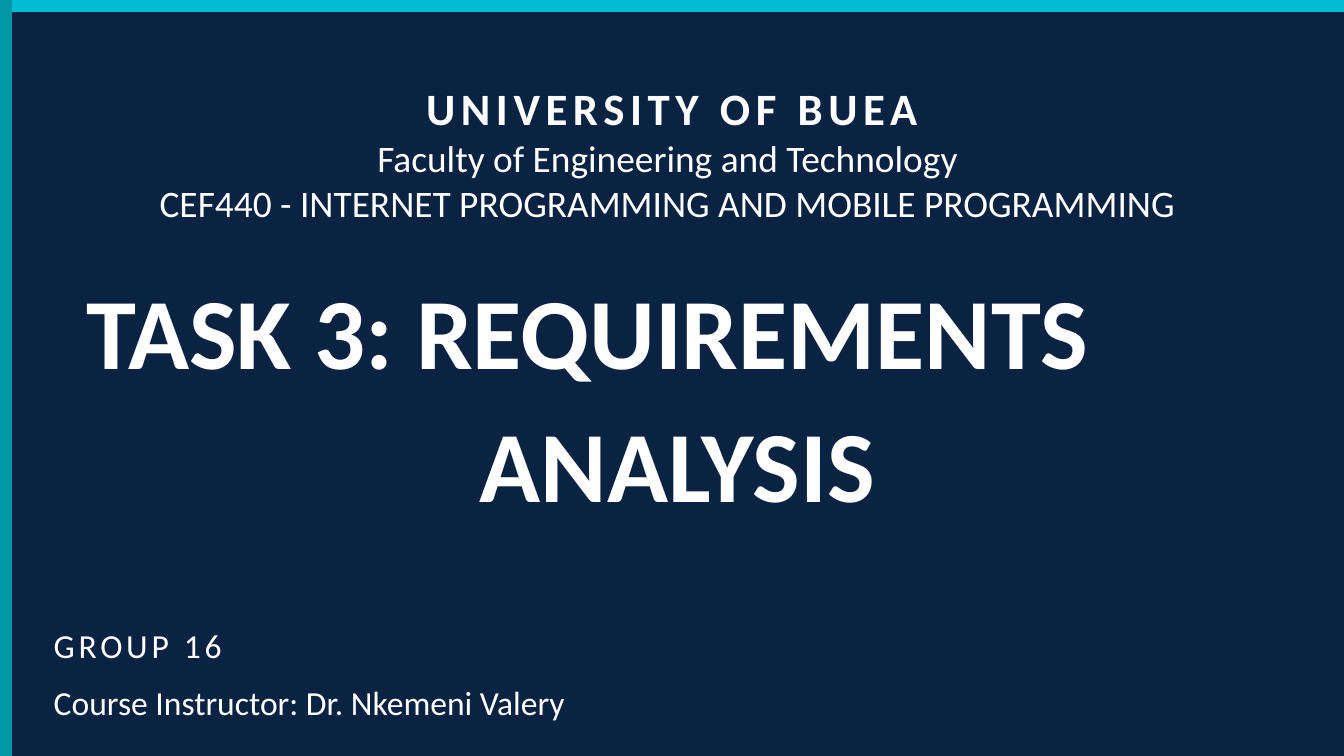
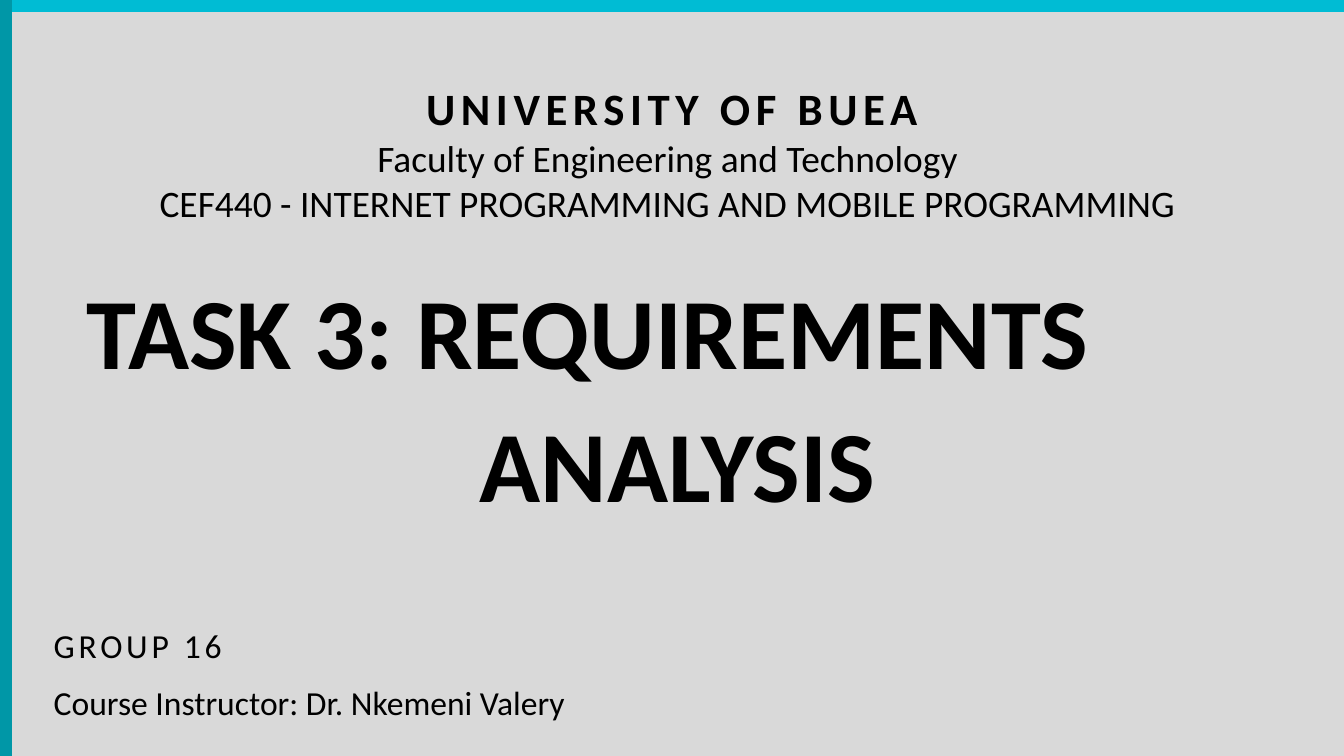
Before and after one commit to Sama-Mokom/CEF_440_Group_16, a slide deck: slide 1 of TASK 3/Group16 Task 3.pptx. Drawn at 1344x756 pixels with LibreOffice and Linux fonts; fonts in the diff are those of the drawing. Boxes give left, top, right and bottom in pixels: in the first picture for what was removed or moved away, otherwise in the second. Text is boxed around its words. In the diff, an @@ line names an element or a change of style, - is before the commit and + after.

Commit message:
More updated version of our task

```diff
--- a/TASK 3/Group16 Task 3.pptx
+++ b/TASK 3/Group16 Task 3.pptx
@@ background #0A2342 to #D9D9D9 @@
@@ text colour #FFFFFF to #000000 in 5 elements at bbox=[426, 95, 917, 126], bbox=[160, 146, 1174, 218], bbox=[86, 303, 1088, 503], bbox=[54, 635, 222, 659], bbox=[54, 691, 565, 721] @@
```
Also in this commit, not shown: 12 other slides changed, 1 other file.
